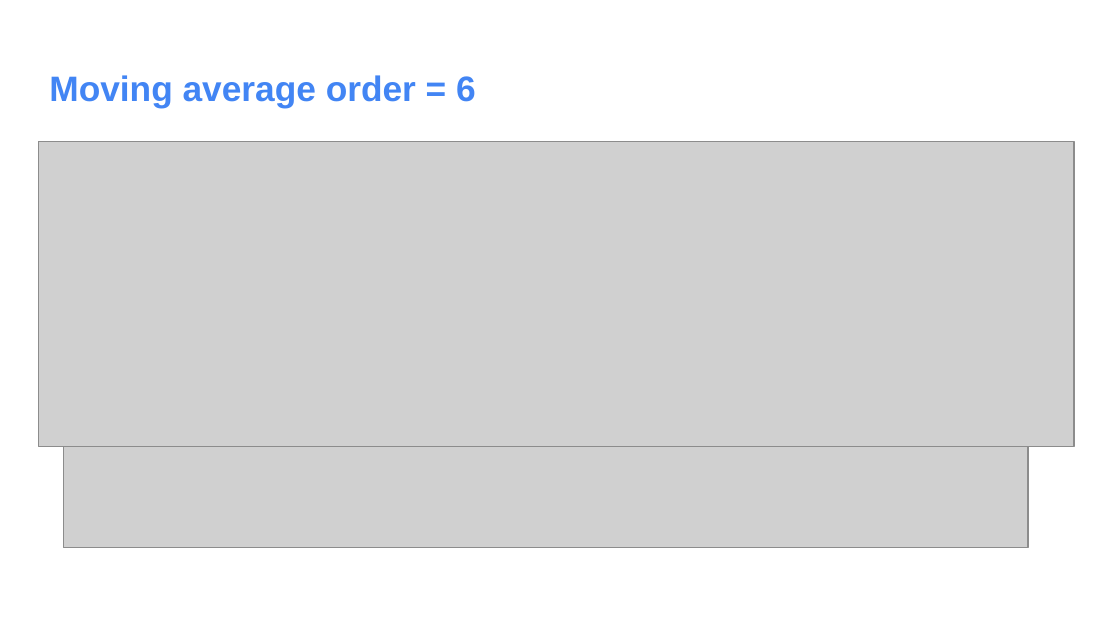
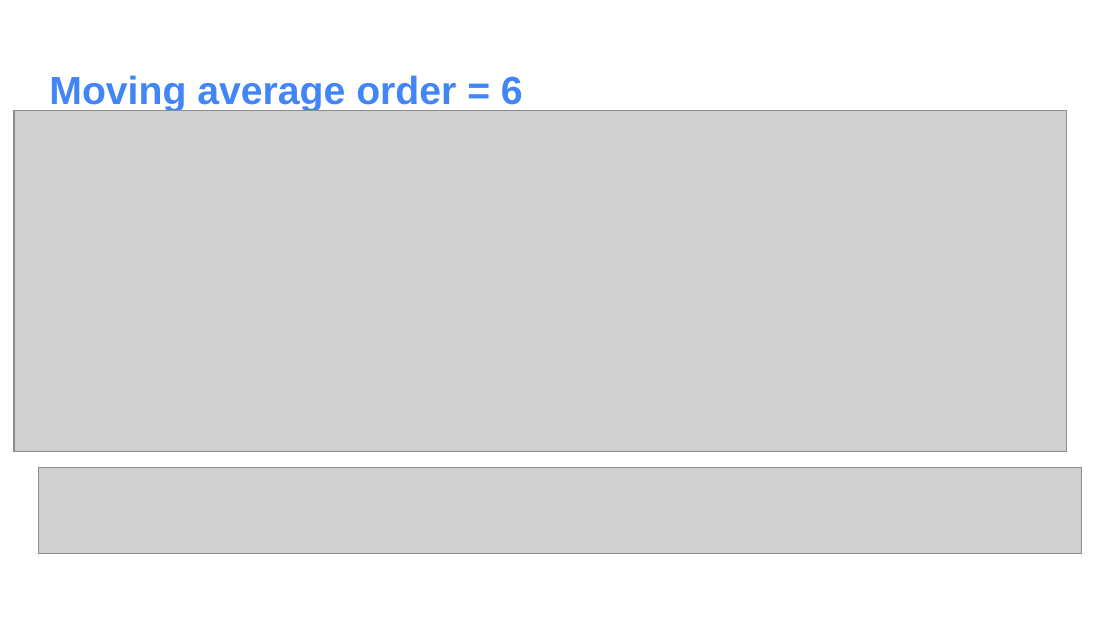
Before and after one commit to vaibhavimukadam/BussinessForecasting-WalmartSaleAnalysis, a slide deck: slide 19 of BusinessForecasting_group9.pptx (slide 18 before the commit). Drawn at 1120x630 pixels with LibreOffice and Linux fonts; fonts in the diff are those of the drawing; grey boxes stand for pictures. Boxes give left, top, right and bottom in pixels: in the first picture for what was removed or moved away, otherwise in the second. Text is boxed around its words. In the diff, an @@ line names an element or a change of style, - is before the commit and + after.

```diff
--- a/BusinessForecasting_group9.pptx
+++ b/BusinessForecasting_group9.pptx
@@ title "Moving average order = 6" at (49, 75, 523, 112): size 22.7 to 25.2 pt @@
@@ picture: place and size @@
-picture at (38, 141, 1074, 447)
+picture at (13, 111, 1066, 451)
@@ picture: place and size @@
-picture at (63, 447, 1027, 548)
+picture at (38, 468, 1082, 553)
```
Also in this commit, not shown: 8 other slides changed, 4 slides added, 2 slides removed, 4 other files.
